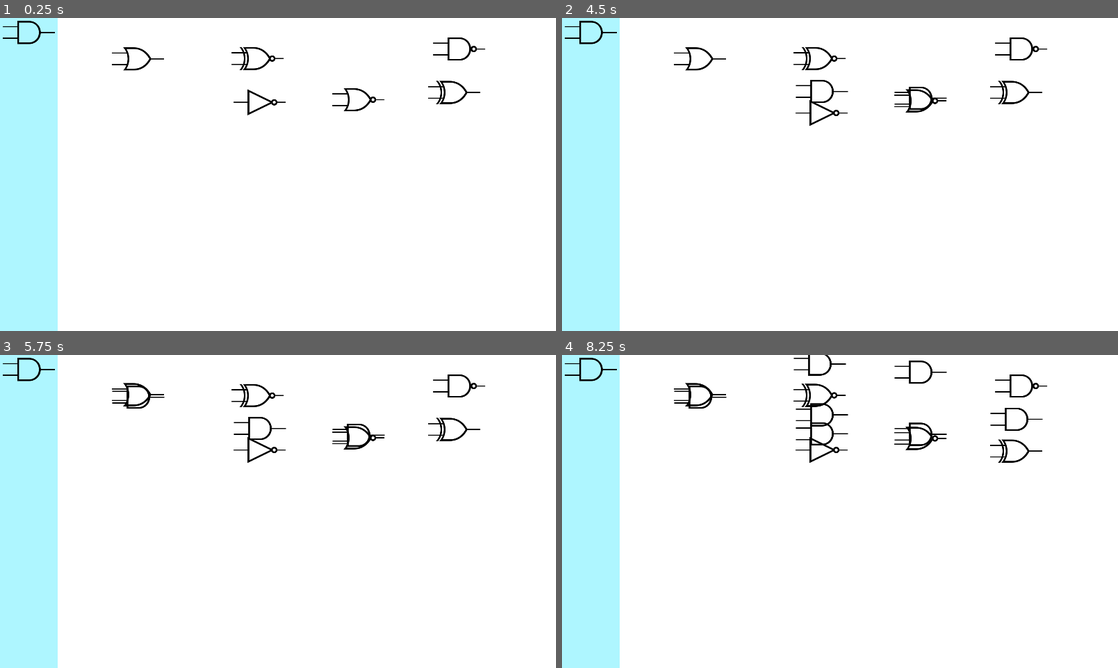
Above: before the commit, frames 1-4 (two rows, left to right).
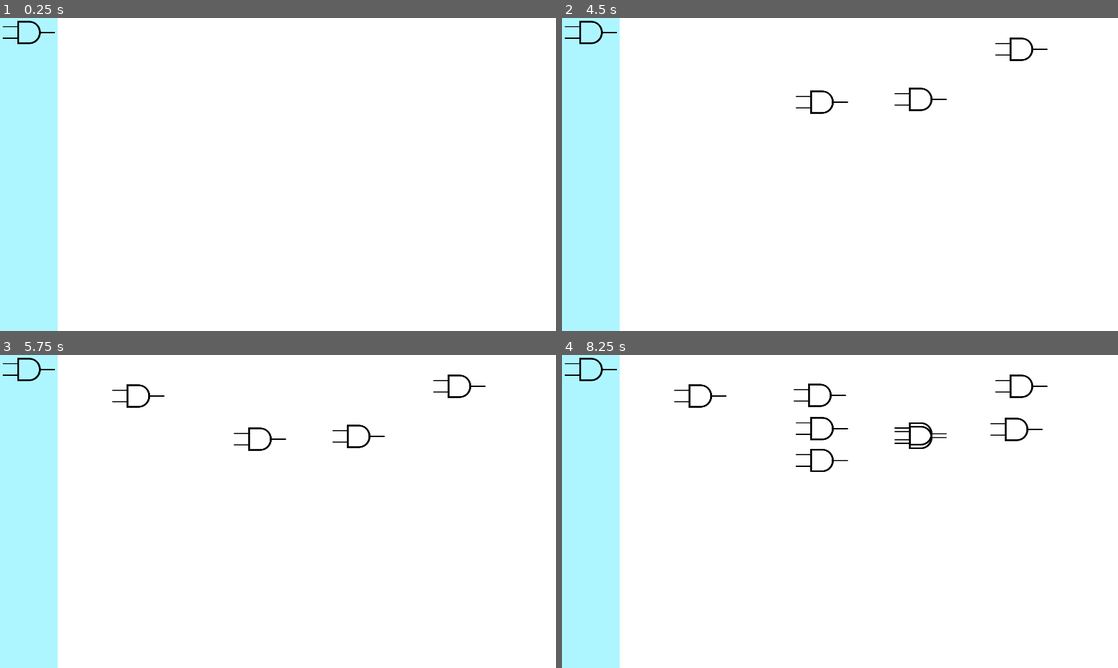
Above: after the commit, the same moments.

Repository: sleep-walkerr/CircuitCanvas
Game: Godot game, scene res://MainScene.tscn
Two runs of this game, one before a commit and one after it. Both use one fixed random seed, a clock stepped at 60 frames per second and the inputs below.
Inputs (mouse positions are in pixels of both pictures, inside the frame that each line leads up to):
- Up to frame 1 (0.25 s): no input
- Up to frame 2 (4.5 s): click (589, 33) at 0.5 s; click (589, 33) at 1.25 s; click (589, 33) at 2 s; tap Enter at 2.75, 4.25 s; move the mouse to (1023, 49) at 2.77 s; click (1023, 49) at 2.92 s; tap Space at 3.5 s; move the mouse to (917, 99) at 3.52 s; click (917, 99) at 3.67 s; move the mouse to (823, 102) at 4.27 s; click (823, 102) at 4.42 s
- Up to frame 3 (5.75 s): tap Space at 5 s; move the mouse to (139, 395) at 5.02 s; click (139, 395) at 5.17 s
- Up to frame 4 (8.25 s): tap Enter at 5.75 s; move the mouse to (817, 395) at 5.77 s; click (817, 395) at 5.92 s; tap Space at 6.5 s; move the mouse to (1017, 430) at 6.52 s; click (1017, 430) at 6.67 s; move the mouse to (917, 436) at 7.27 s; click (917, 436) at 7.42 s; move the mouse to (823, 426) at 8.02 s; click (823, 426) at 8.17 s

The runs differ from the first frame. In frame 1, 0.9% of the frame differs, in the area x 20-88%, y 6-32%; in frame 2, 1.1%; in frame 3, 1.2%; in frame 4, 1.8%, in the area x 20-88%, y 0-38%.

Commit message:
Restructured main gate instanced scene, implemented system to detect which node the cursor is over

Diff:
--- a/GUI/ANDButtonScript.gd
+++ b/GUI/ANDButtonScript.gd
@@ -8,8 +8,8 @@
 
 # Called when the node enters the scene tree for the first time.
 func _ready():
-	self.connect("mouse_entered", get_parent().get_parent().get_parent(), "EnteredInstancedScene")
-	self.connect("mouse_exited", get_parent().get_parent().get_parent(), "ExitedInstancedScene")
+	self.connect("mouse_entered", get_node("/root/Node2D"), "OverSelectableScene", [self])
+	self.connect("mouse_exited", get_node("/root/Node2D"), "LeftSelectableScene", [null])
 
 
 # Called every frame. 'delta' is the elapsed time since the previous frame.
@@ -17,4 +17,4 @@
 #	pass
 
 func _on_ANDButton_pressed():
-	get_parent().get_parent().get_parent().SelectedGate("AND")
+	get_node("/root/Node2D").SelectedGate("AND")
--- a/GUI/GUIScript.gd
+++ b/GUI/GUIScript.gd
@@ -6,10 +6,11 @@
 # var b = "text"
 
 
+
 # Called when the node enters the scene tree for the first time.
 func _ready():
-	self.connect("mouse_entered", get_parent(), "EnteredInstancedScene")
-	self.connect("mouse_exited", get_parent(), "ExitedInstancedScene")
+	self.connect("mouse_entered", get_node("/root/Node2D"), "OverSelectableScene", [self])
+	self.connect("mouse_exited", get_node("/root/Node2D"), "LeftSelectableScene", [null])
 
 
 
--- a/Gate/Gate.gd
+++ b/Gate/Gate.gd
@@ -3,6 +3,9 @@
 var selected = false
 var offset
 var frame = 0
+var type = null
+var gateSprite = Sprite.new()
+
 
 
 func _on_Area2D_input_event(viewport, event, shape_idx):
@@ -25,10 +28,12 @@
 		if event.button_index == BUTTON_LEFT and not event.pressed:
 			selected = false
 
+func set_Gate_Type(type):
+	gateSprite.texture = load("res://Gate/" + type + ".png")
+	self.add_child(gateSprite)
+
 
 func _ready():
-	$Area2D.connect("mouse_entered", get_parent(), "EnteredInstancedScene")
-	$Area2D.connect("mouse_exited", get_parent(), "ExitedInstancedScene")
-	var gateSprite = Sprite.new()
-	gateSprite.texture = load("res://Gate/" + get_node("/root/Node2D").selectedGate + ".png")
-	self.add_child(gateSprite)
+	set_Gate_Type(type)
+	$Area2D.connect("mouse_entered", get_parent(), "OverSelectableScene", [self])
+	$Area2D.connect("mouse_exited", get_parent(), "LeftSelectableScene", [null])
--- a/Gate/Gate.tscn
+++ b/Gate/Gate.tscn
@@ -5,7 +5,8 @@
 [sub_resource type="RectangleShape2D" id=1]
 extents = Vector2( 117.5, 57.5 )
 
-[node name="ANDScene" type="KinematicBody2D"]
+[node name="GATEScene" type="KinematicBody2D"]
+input_pickable = true
 script = ExtResource( 1 )
 
 [node name="CollisionShape2D" type="CollisionShape2D" parent="."]
@@ -16,5 +17,4 @@
 [node name="CollisionShape2D" type="CollisionShape2D" parent="Area2D"]
 shape = SubResource( 1 )
 
-[connection signal="ready" from="." to="." method="_on_BufferTest_ready"]
 [connection signal="input_event" from="Area2D" to="." method="_on_Area2D_input_event"]
--- a/MainScene.gd
+++ b/MainScene.gd
@@ -4,26 +4,26 @@
 # Declare member variables here. Examples:
 # var a = 2
 # var b = "text"
-var selectedGate = "bruh"
-var hovering_instanced_scene = false
+var selectedGate = null
+var scene_currently_over
 # Called when the node enters the scene tree for the first time.
 func _ready():
 	pass # Replace with function body.
 
-func EnteredInstancedScene():
-	print("Entered instanced scene...")
-	hovering_instanced_scene = true
+func OverSelectableScene(currently_over): #sets scene_currently_over to a reference of the instanced scene currently being hovered over
+	scene_currently_over = currently_over
 
-func ExitedInstancedScene():
-	hovering_instanced_scene = false
+func LeftSelectableScene(currently_over): #sets scene_currently_over to null, bc now you aren't over anything...
+	scene_currently_over = currently_over
 
 func SelectedGate(scenePath):
 	selectedGate = scenePath
 
 func _input(event):
-	if event.is_action_pressed("click]") and hovering_instanced_scene == false:
+	if event.is_action_pressed("click]") and scene_currently_over == null:
 		var gate_instance = load("res://Gate/Gate.tscn").instance()
 		gate_instance.position = get_local_mouse_position()
+		gate_instance.type = selectedGate
 		self.add_child(gate_instance)
 
 
--- a/MainScene.tscn
+++ b/MainScene.tscn
@@ -1,12 +1,6 @@
-[gd_scene load_steps=9 format=2]
+[gd_scene load_steps=3 format=2]
 
 [ext_resource path="res://MainScene.gd" type="Script" id=2]
-[ext_resource path="res://NOT/NOT.tscn" type="PackedScene" id=3]
-[ext_resource path="res://OR/OR.tscn" type="PackedScene" id=5]
-[ext_resource path="res://XOR/XOR.tscn" type="PackedScene" id=6]
-[ext_resource path="res://NAND/NAND.tscn" type="PackedScene" id=7]
-[ext_resource path="res://XNOR/XNOR.tscn" type="PackedScene" id=8]
-[ext_resource path="res://NOR/NOR.tscn" type="PackedScene" id=9]
 [ext_resource path="res://GUI/GUI.tscn" type="PackedScene" id=10]
 
 [node name="Node2D" type="Node2D"]
@@ -15,25 +9,23 @@
 [node name="Control" parent="." instance=ExtResource( 10 )]
 margin_right = 200.0
 
-[node name="NANDScene" parent="." instance=ExtResource( 7 )]
-position = Vector2( 1586, 107 )
-collision/safe_margin = 0.001
-
-[node name="NORScene" parent="." instance=ExtResource( 9 )]
-position = Vector2( 1238, 282 )
-collision/safe_margin = 0.001
-
-[node name="NOTScene" parent="." instance=ExtResource( 3 )]
-position = Vector2( 897, 291 )
-collision/safe_margin = 0.001
-
-[node name="ORScene" parent="." instance=ExtResource( 5 )]
-position = Vector2( 477, 141 )
-collision/safe_margin = 0.001
-
-[node name="XNORScene" parent="." instance=ExtResource( 8 )]
-position = Vector2( 890, 140 )
-collision/safe_margin = 0.001
-
-[node name="XORScene" parent="." instance=ExtResource( 6 )]
-position = Vector2( 1569, 257 )
+[node name="TextEdit" type="TextEdit" parent="."]
+visible = false
+margin_left = 406.0
+margin_top = 637.0
+margin_right = 705.0
+margin_bottom = 819.0
+text = "- Toggleable input / output instanced scene (click to toggle)
+- wires
+- Gates:
+	- self-contained movement system
+	- collision hitboxes and physics
+	- Shape-shifting configuration (aka can switch to any type of gate whenever) and ability to send blank gate desired type of gate and initialize    as that type of gate
+- infinite spanning
+- multiple selection options (preferably mimic something like lucidchart)
+	- Drag and highlight
+	- Ctrl and Click Multi Select
+- Make circuit canvas and gui one in the same and instance them in main scene (more modular)
+- at level holding gate instanced scenes, keep a reference(s) to the currently selected(s) scene - could be a dictionary (also keep the current highlighted or special outline etc.)
+- show indicatior (glow, outline, whatever) on EVERY selectable object to indicate what will be selected when clicked"
+scroll_vertical = 3.0
